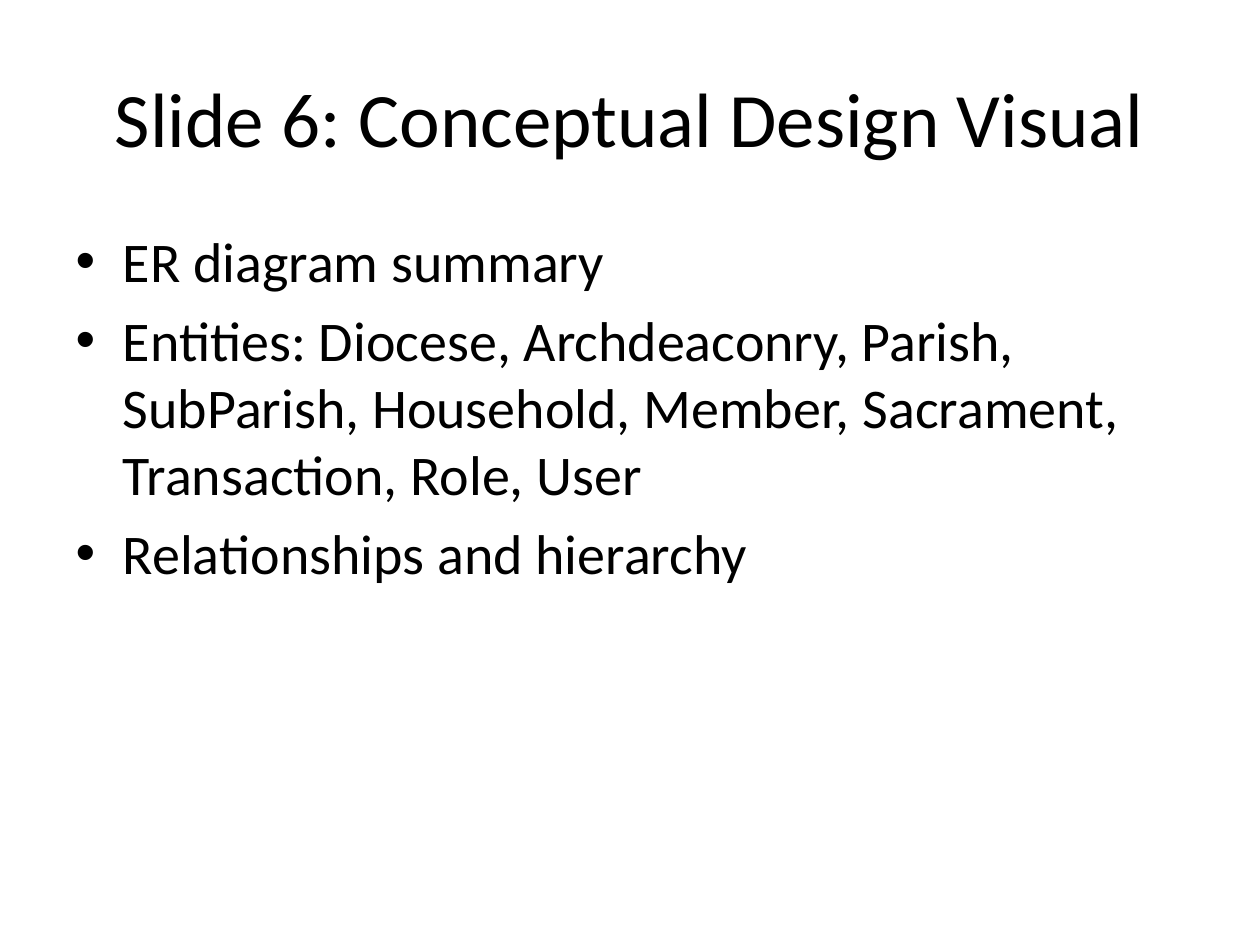
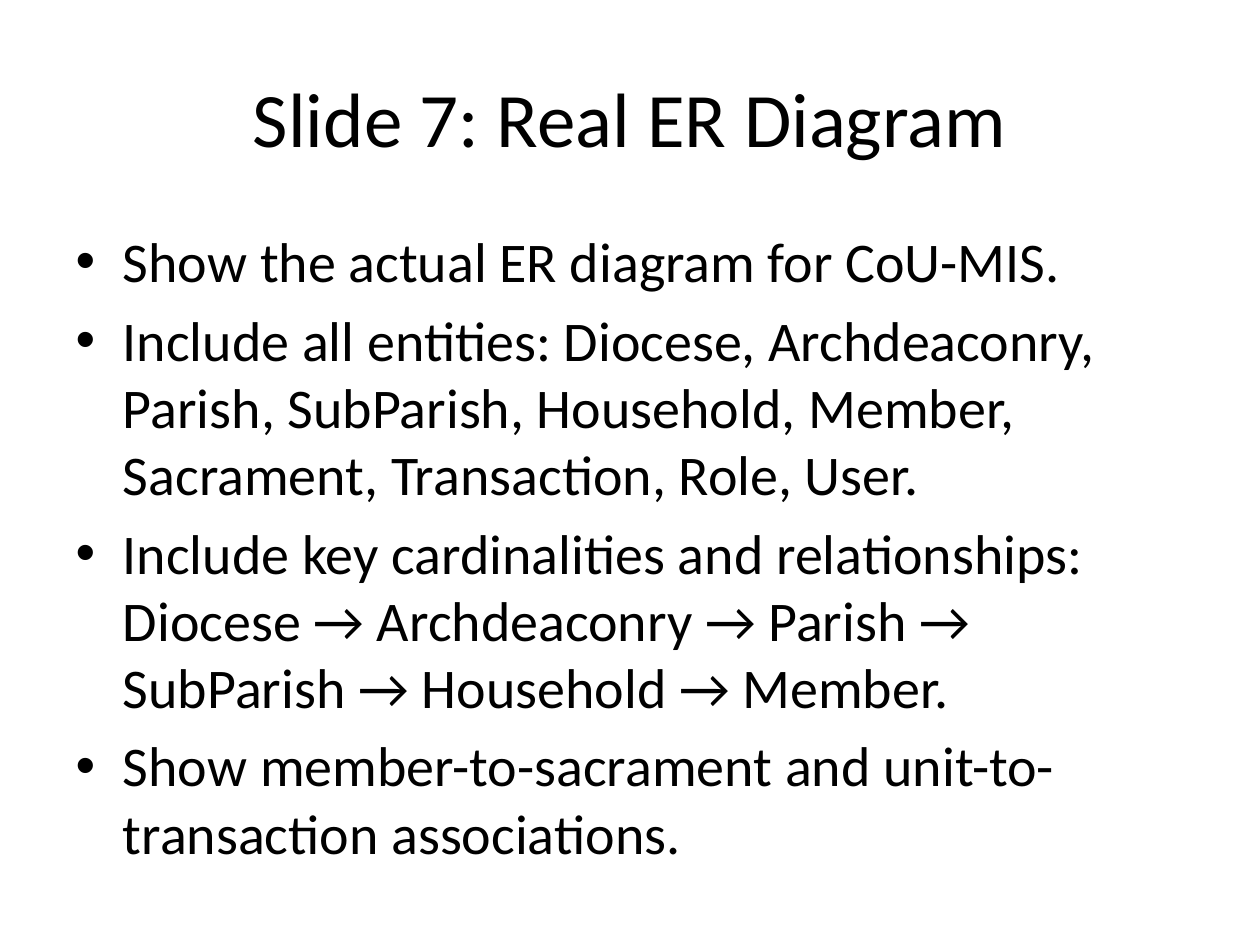
Before and after one commit to Icradle-Innovations-Ltd/cou-mis, a slide deck: slide 7 of Coursework/CoU-MIS_Presentation.pptx (slide 6 before the commit). Drawn at 1260x945 pixels with LibreOffice and Linux fonts; fonts in the diff are those of the drawing. Boxes give left, top, right and bottom in pixels: in the first picture for what was removed or moved away, otherwise in the second. Text is boxed around its words. In the diff, an @@ line names an element or a change of style, - is before the commit and + after.

Commit message:
Add PostgreSQL support and Railway deployment
Enable optional PostgreSQL backing and add deployment assets. server.js now uses pg Pool when DATABASE_URL is configured (falls back to in-memory data), adds DEFAULT_HOUSEHOLD_ID handling, input validation, and implements DB queries for members, sacraments, transactions, and summary endpoints. Added Dockerfile, .dockerignore, .env.example, and a Railway deployment guide; updated README and package.json (added pg). Inserted seed data into sql/schema.sql and included minor presentation/report/outline updates.

```diff
--- a/Coursework/CoU-MIS_Presentation.pptx
+++ b/Coursework/CoU-MIS_Presentation.pptx
@@ title at (x1=253, y1=93, x2=1006, y2=161): text changed @@
-Slide 6: Conceptual Design Visual
+Slide 7: Real ER Diagram
@@ text at (x1=123, y1=243, x2=1094, y2=855): text changed @@
-• ER diagram summary
-• Entities: Diocese, Archdeaconry, Parish, SubParish, Household, Member, Sacrament, Transaction, Role, User
-• Relationships and hierarchy
+• Show the actual ER diagram for CoU-MIS.
+• Include all entities: Diocese, Archdeaconry, Parish, SubParish, Household, Member, Sacrament, Transaction, Role, User.
+• Include key cardinalities and relationships: Diocese → Archdeaconry → Parish → SubParish → Household → Member.
+• Show member-to-sacrament and unit-to-transaction associations.
```
Also in this commit, not shown: 13 other slides changed, 1 slide added, 1 slide removed, 10 other files.
